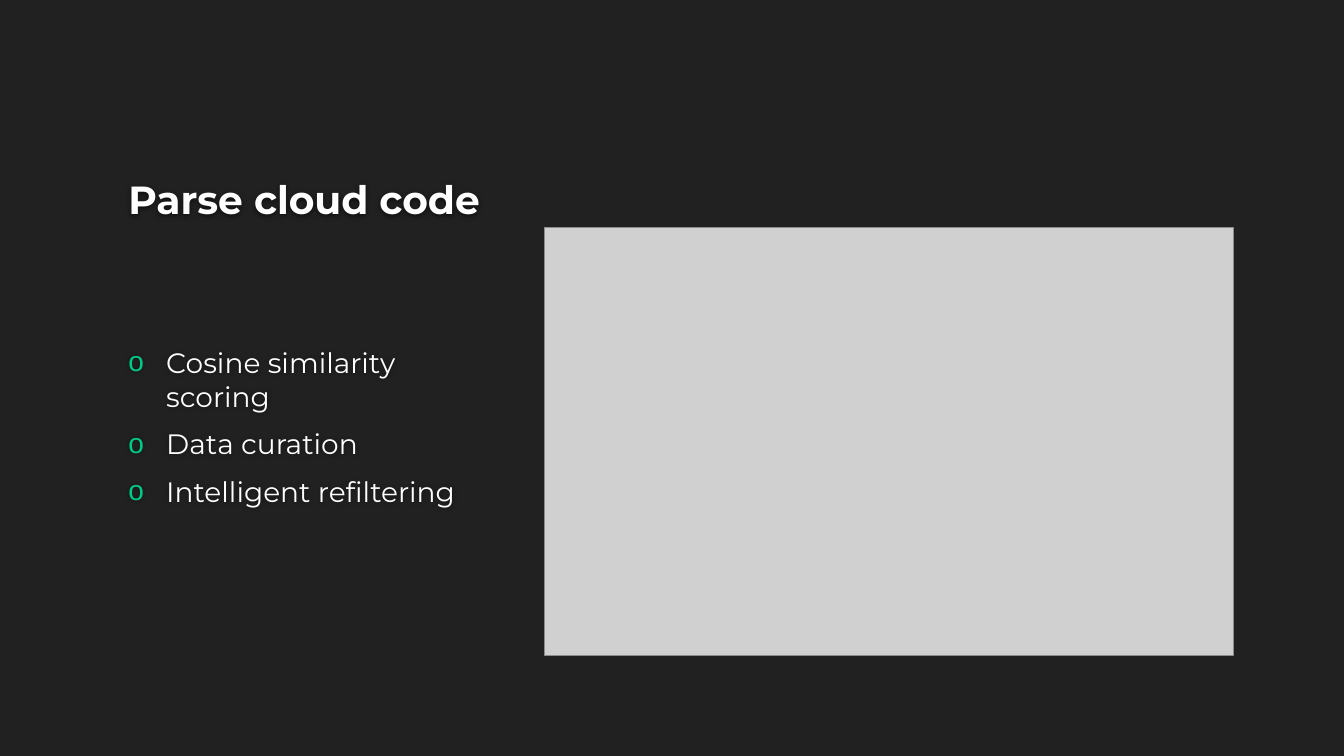
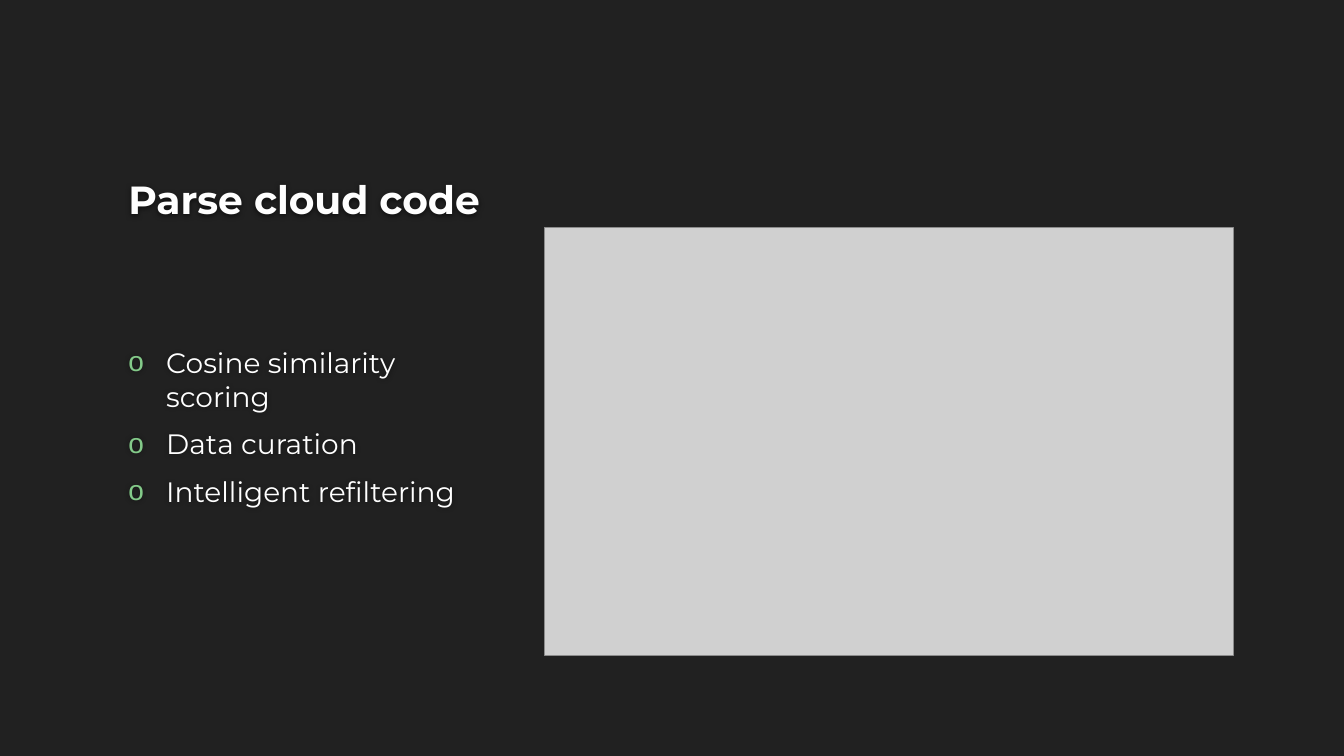
Before and after one commit to nathanshiaulam/cos333, a slide deck: slide 9 of Noms.pptx. Drawn at 1344x756 pixels with LibreOffice and Linux fonts; fonts in the diff are those of the drawing; grey boxes stand for pictures; background and template pictures are left out. Boxes give left, top, right and bottom in pixels: in the first picture for what was removed or moved away, otherwise in the second. Text is boxed around its words. In the diff, an @@ line names an element or a change of style, - is before the commit and + after.

```diff
--- a/Noms.pptx
+++ b/Noms.pptx
@@ text "Cosine similarity scoring" at (166, 352, 455, 508): bullet colour #01CA89 to #83CA89 @@
```
Also in this commit, not shown: 5 other slides changed.
